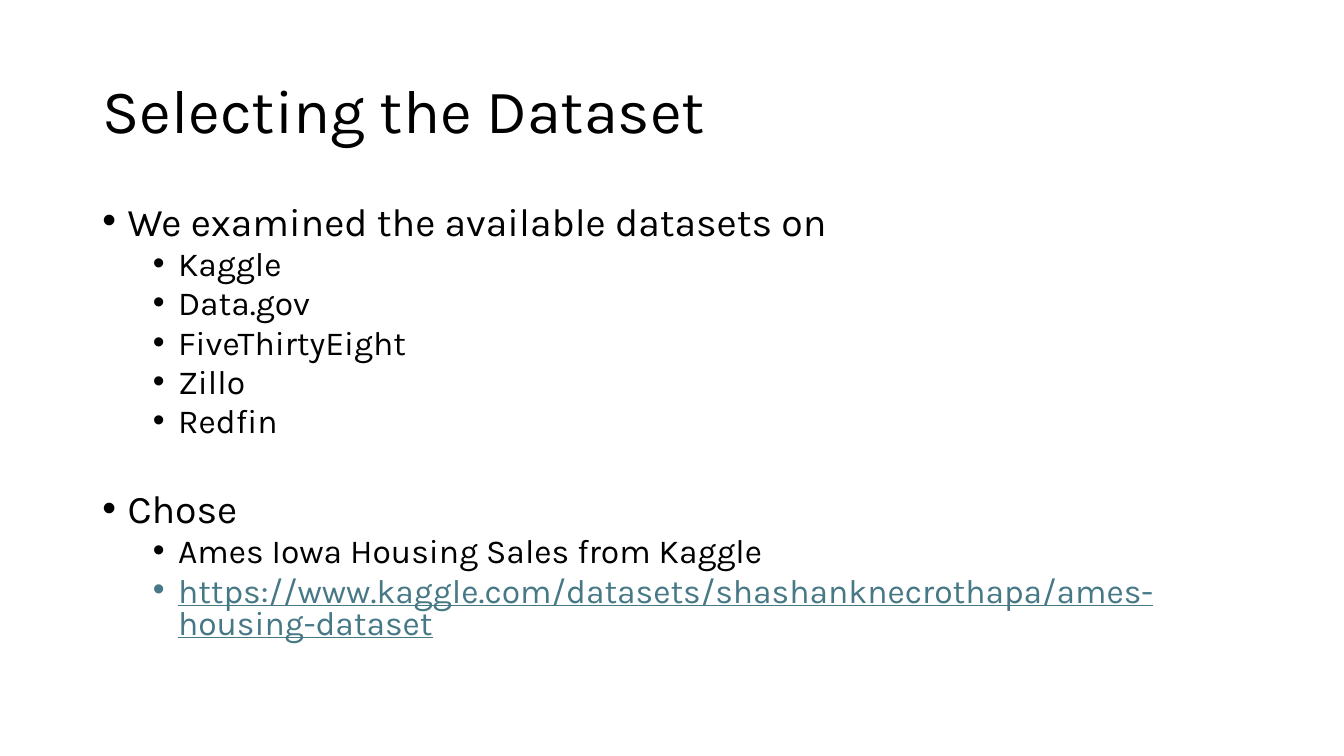
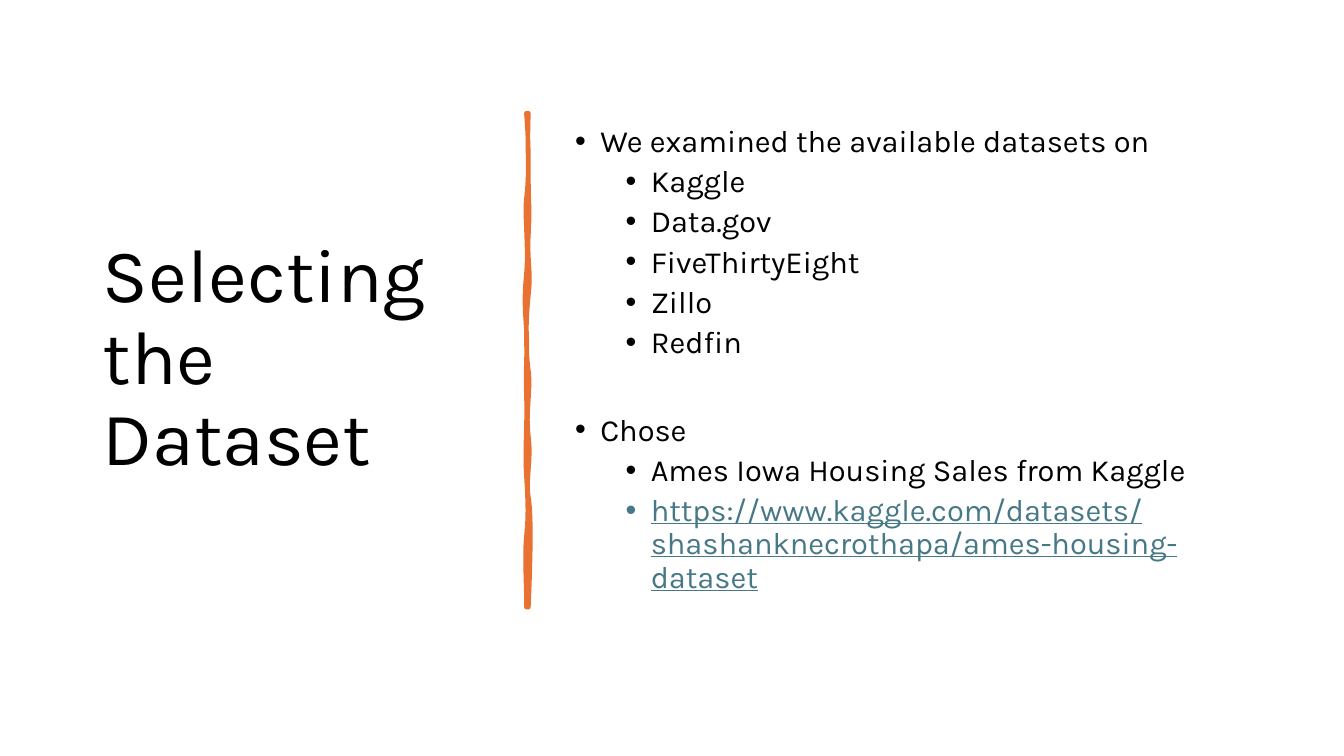
Before and after one commit to dewayneh57/ACS5513, a slide deck: slide 3 of Petabyte Pirates.pptx. Drawn at 1344x756 pixels with LibreOffice and Linux fonts; fonts in the diff are those of the drawing. Boxes give left, top, right and bottom in pixels: in the first picture for what was removed or moved away, otherwise in the second. Text is boxed around its words. In the diff, an @@ line names an element or a change of style, - is before the commit and + after.

```diff
--- a/Petabyte Pirates.pptx
+++ b/Petabyte Pirates.pptx
@@ title "Selecting the Dataset" moved from (x1=102, y1=90, x2=705, y2=148) to (x1=103, y1=250, x2=426, y2=466) @@
@@ title "Selecting the Dataset" at (x1=103, y1=250, x2=426, y2=466): size 44 to 54 pt @@
@@ text "We examined the available datasets ..." moved from (x1=128, y1=209, x2=1153, y2=644) to (x1=600, y1=131, x2=1186, y2=591) @@
@@ text "We examined the available datasets ..." at (x1=600, y1=131, x2=1186, y2=591): size 28 to 22 pt in "We examined the available datasets on", "Chose"; size 24 to 22 pt in "Kaggle", "Data.gov", "FiveThirtyEight", "Zillo" and 3 more places; line spacing 0.8 to 0.9; vertical alignment top to middle @@
@@ freeform shape added at (x1=526, y1=113, x2=528, y2=607), fill #E97132, outline #E97132 3.25 pt @@
```
Also in this commit, not shown: 3 other slides changed, 2 slides added, 1 slide removed.
